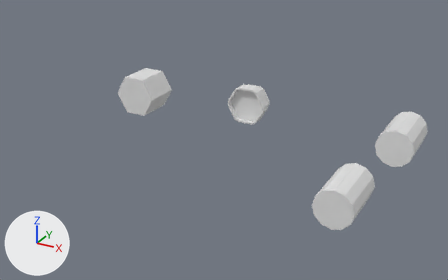
What one commit did to the Blender file scenes/thruster/thruster.blend.
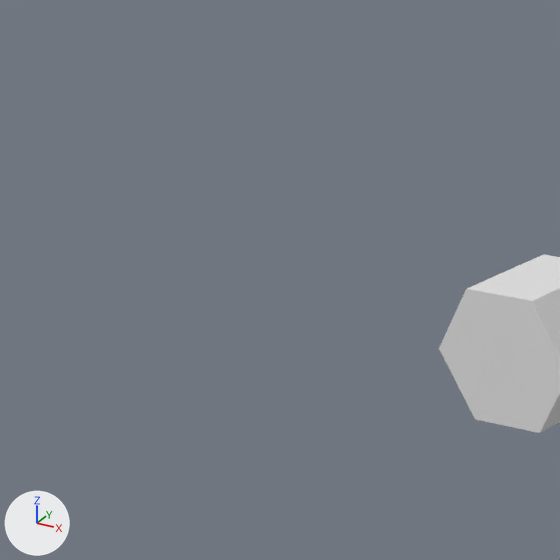
The first picture shows the older version from a 50 mm lens placed at (19.7, -27.4, 11.4), pointed at (5.0, -0.6, -1.9). The close-ups show both versions on the part from 0% to 33% of the width and 0% to 53% of the height of that picture; other places that the commit changed are outside them. Lighting does not change. The marker at lower left points along +X, +Y and +Z.

Objects in the first close-up: 'receiver'.
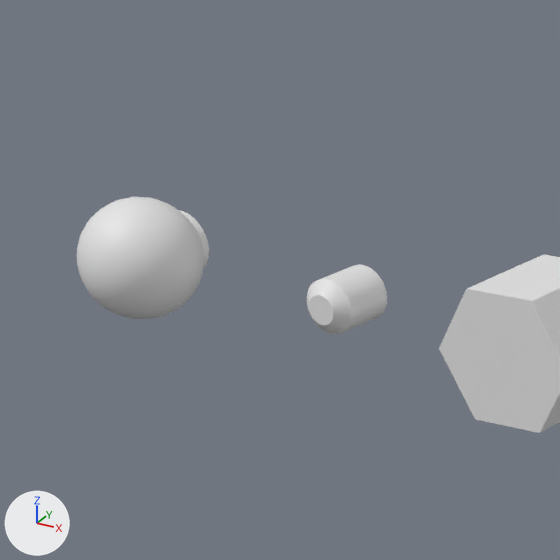
Boxes [x1, y1, x2, y2] around the edits, measured in the close-ups (560 x 560 px):
'gas_barrel', added: after [77, 197, 209, 319]
'barrel', added: after [307, 265, 387, 334]

What changed in the scene script:
```text
Add mat_receiver:
    mat_receiver = principled_material('receiver')
    mat_receiver.base_color = (0.8, 0.8, 0.8)  # white #e7e7e7
Add me_sphere:
    me_sphere.from_pydata(...)  # 449 vertices, 449 faces; spans x -1.01..1.01, y -1.01..1.01, z -1.0..1.01
    me_sphere.polygons.foreach_set('use_smooth', [True] * 449)
    me_sphere.materials.append(mat_receiver)  # white #e7e7e7
Add me_cylinder_012:
    me_cylinder_012.from_pydata(...)  # 128 vertices, 98 faces; spans x -0.448..0.443, y -0.446..0.446, z -0.621..0.6
    me_cylinder_012.polygons.foreach_set('use_smooth', [True] * 98)
    me_cylinder_012.materials.append(mat_receiver)  # white #e7e7e7
Add ob_gas_barrel:
    ob_gas_barrel = bpy.data.objects.new('gas_barrel', me_sphere)
    ob_gas_barrel.location = (-8.16, -0.55, 0.04)
    ob_gas_barrel.rotation_euler = (1.571, 0.0, 0.0)  # degrees (90, 0, 0)
Add ob_barrel:
    ob_barrel = bpy.data.objects.new('barrel', me_cylinder_012)
    ob_barrel.location = (-3.79, -0.6, 0.03)
    ob_barrel.rotation_euler = (1.571, 0.0, 0.0)  # degrees (90, 0, 0)
```
